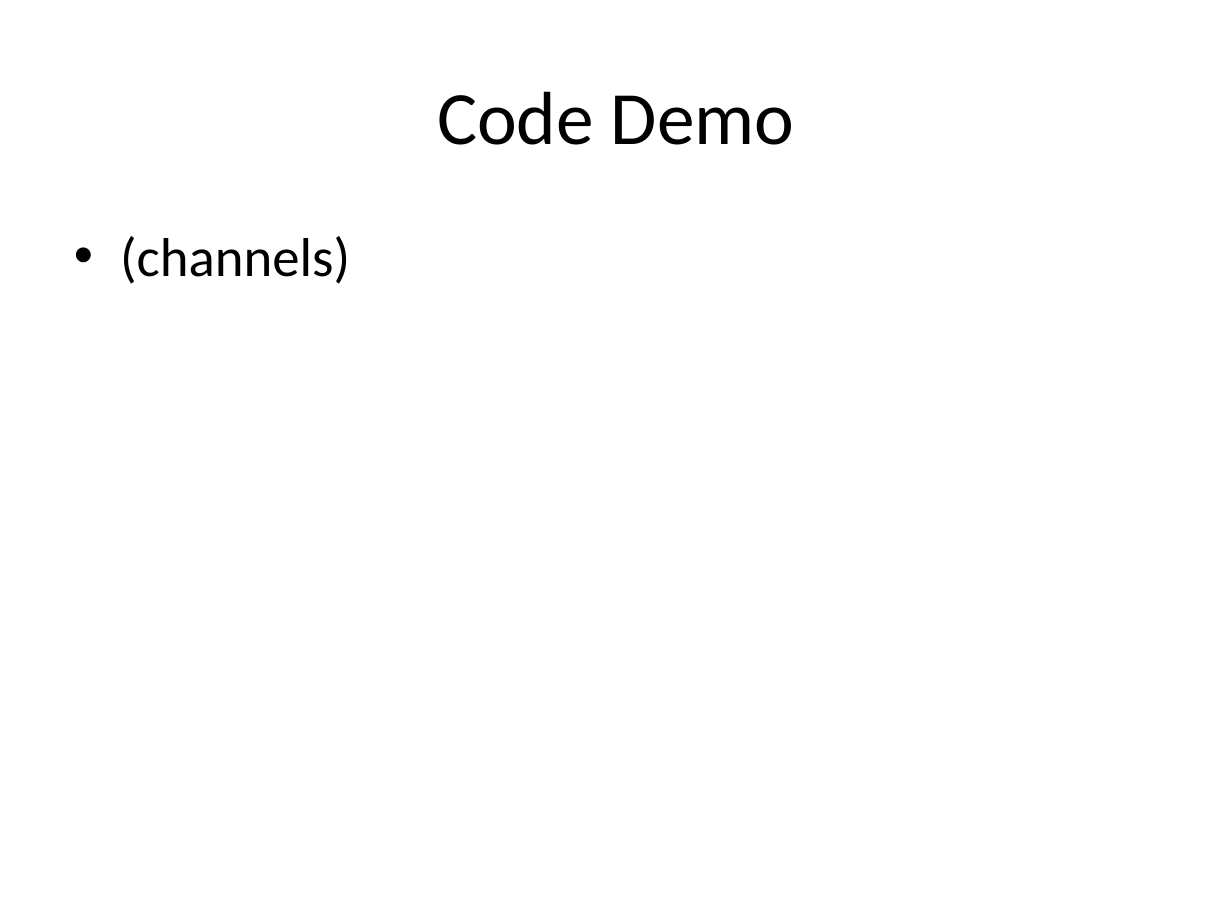
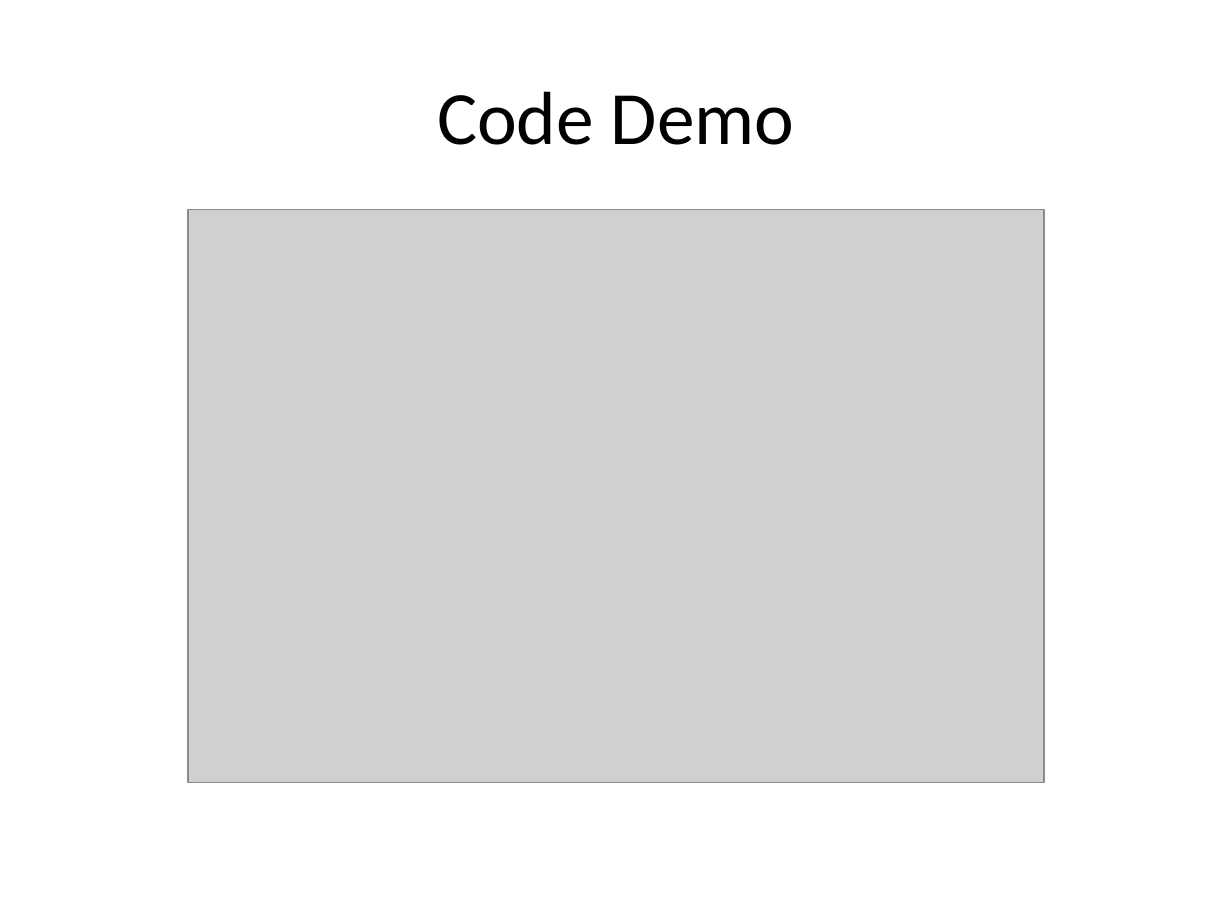
Before and after one commit to FBoss/PCP-Rust, a slide deck: slide 2 of Rust.pptx. Drawn at 1232x924 pixels with LibreOffice and Linux fonts; fonts in the diff are those of the drawing; grey boxes stand for pictures. Boxes give left, top, right and bottom in pixels: in the first picture for what was removed or moved away, otherwise in the second. Text is boxed around its words. In the diff, an @@ line names an element or a change of style, - is before the commit and + after.

Commit message:
Präsentation

```diff
--- a/Rust.pptx
+++ b/Rust.pptx
@@ picture added at [188,209,1045,782] @@
@@ text removed at [120,236,350,284] @@
-• (channels)
```
Also in this commit, not shown: 1 other file.
